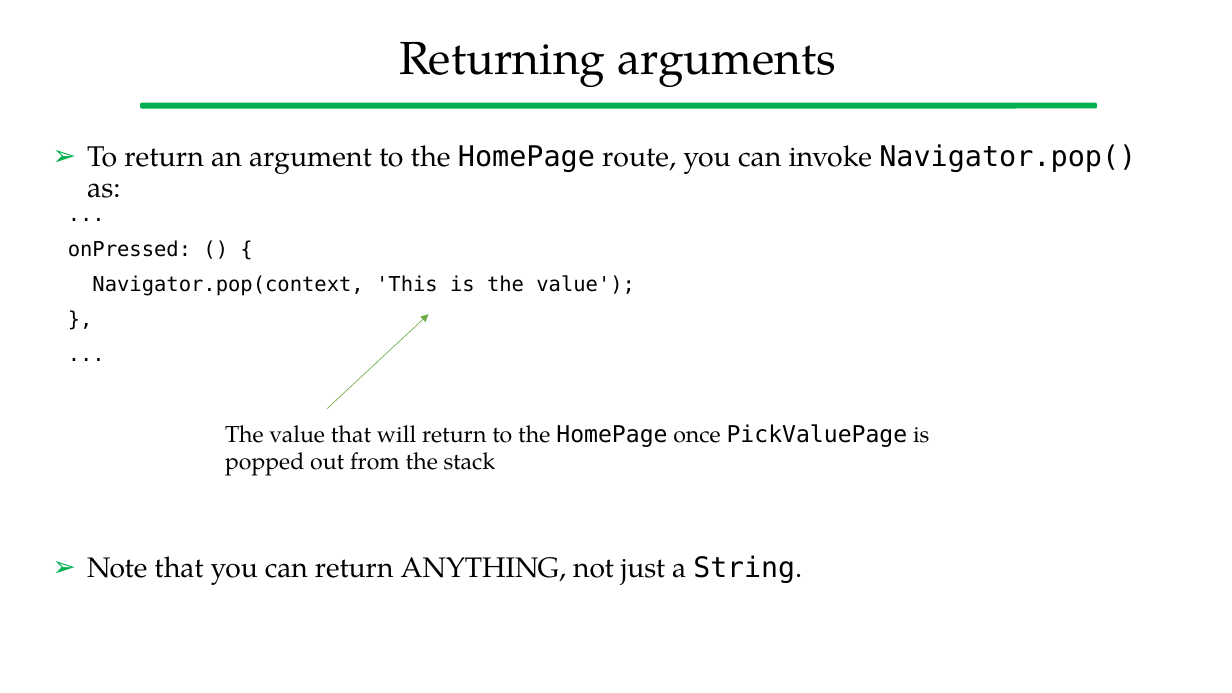
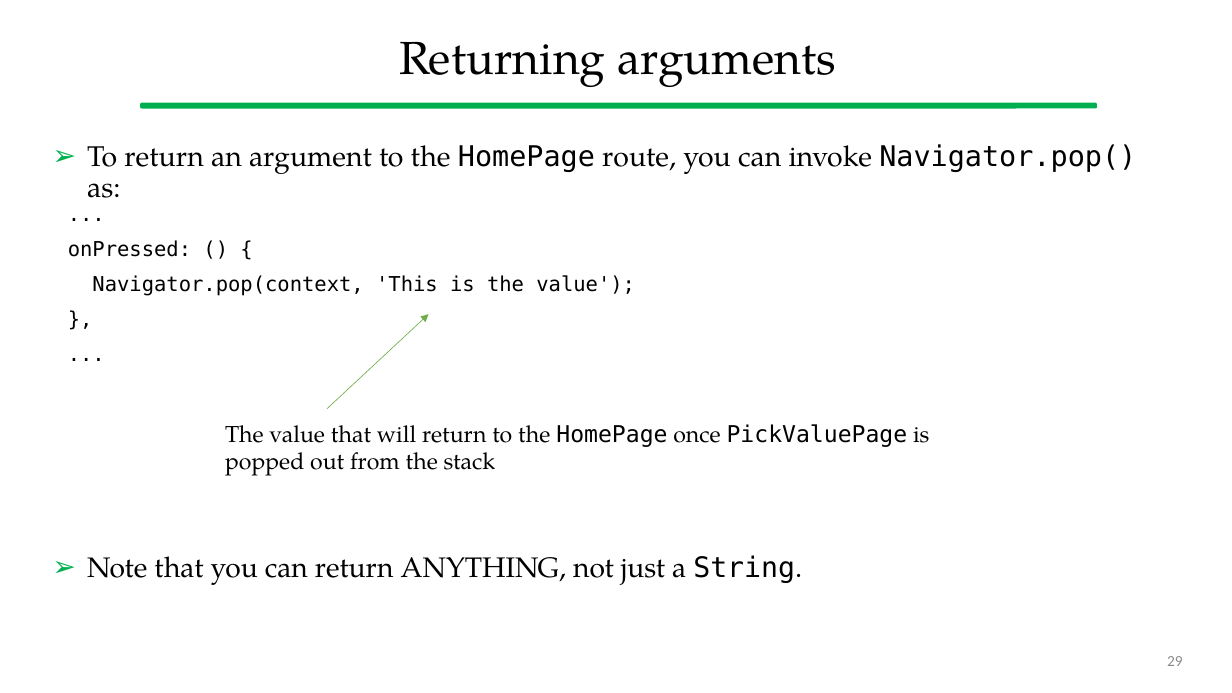
Before and after one commit to gcappon/bwthw, a slide deck: slide 29 of lab_06-navigation/lab_06-navigation.pptx. Drawn at 1232x693 pixels with LibreOffice and Linux fonts; fonts in the diff are those of the drawing. Boxes give left, top, right and bottom in pixels: in the first picture for what was removed or moved away, otherwise in the second. Text is boxed around its words. In the diff, an @@ line names an element or a change of style, - is before the commit and + after.

```diff
--- a/lab_06-navigation/lab_06-navigation.pptx
+++ b/lab_06-navigation/lab_06-navigation.pptx
@@ page number added at (1167, 656, 1183, 666), 12 pt, text #8C8C8C @@
+29
```
Also in this commit, not shown: 36 other slides changed, 3 other files.
